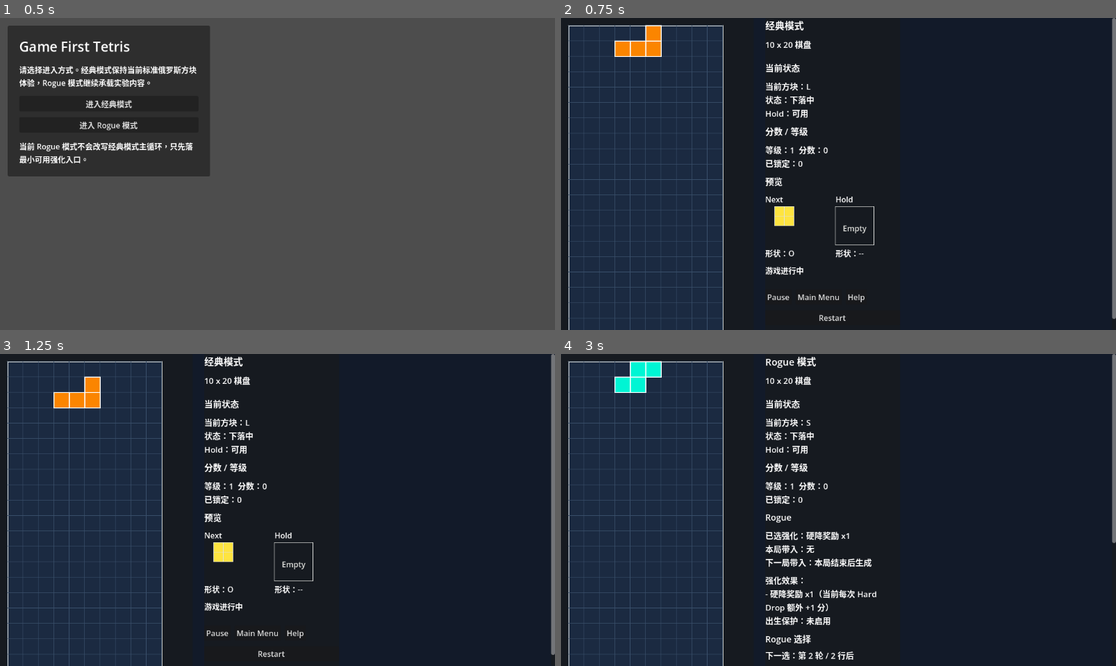
Above: before the commit, frames 1-4 (two rows, left to right).
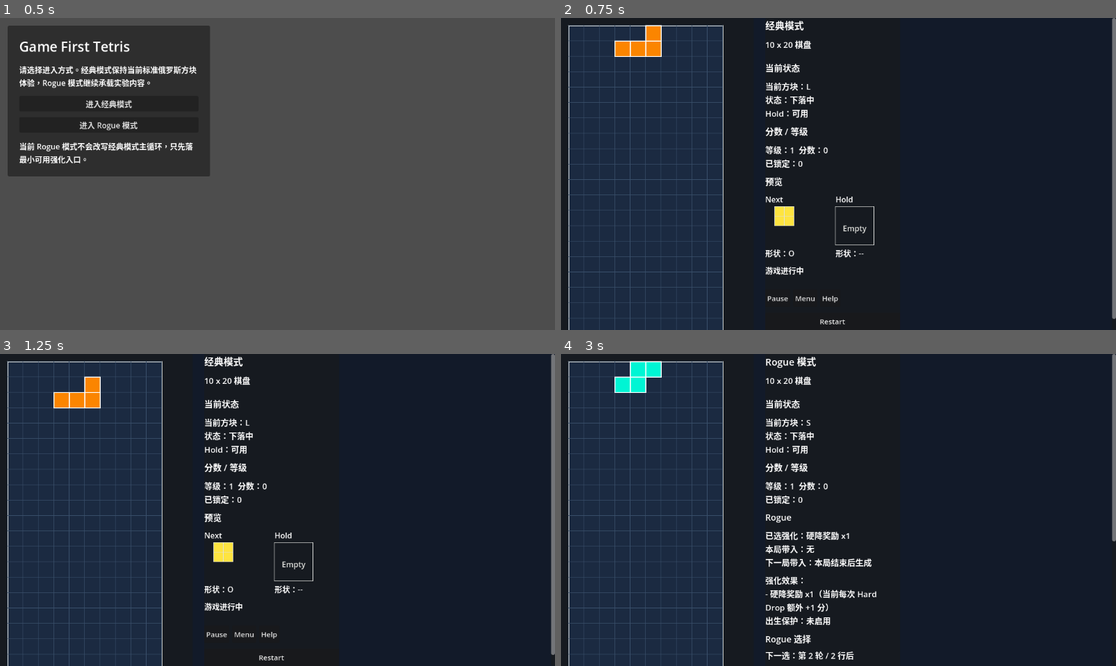
Above: after the commit, the same moments.

Repository: Drew-Z/game-first-tetris
Game: Godot game, scene res://scenes/main/main.tscn
The game is run twice, just before and just after one commit, with the same random seed, the same clock (stepped at 60 frames per second) and the same inputs.
Inputs:
- Up to frame 1 (0.5 s): no input
- Up to frame 2 (0.75 s): click "进入经典模式" at 0.5 s
- Up to frame 3 (1.25 s): no input
- Up to frame 4 (3 s): click "Main Menu" (after the commit: "Menu") at 1.25 s; click "进入 Rogue 模式" at 2 s; click "硬降奖励：每次 Hard Drop 额外 +1 分" at 2.75 s

Frame 1 is identical in both runs. In frame 2, 0.3% of the frame differs, in the area x 37-55%, y 88-99%; in frame 3, 0.3%; in frame 4, less than 0.1%.

Commit message:
fix(ui): improve 960x640 help panel comfort

Diff:
--- a/scripts/ui/game_ui.gd
+++ b/scripts/ui/game_ui.gd
@@ -8,6 +8,7 @@
 
 const ULTRA_NARROW_LAYOUT_MAX_WIDTH := 360.0
 const SMALL_COMPACT_LAYOUT_MAX_WIDTH := 393.0
+const DESKTOP_NARROW_HELP_MAX_WIDTH := 960.0
 
 @onready var stage_label: Label = $StageLabel
 @onready var status_label: Label = $StatusLabel
@@ -298,6 +299,7 @@
 	pause_button.disabled = not can_pause
 	restart_button.disabled = false
 	menu_button.disabled = false
+	_refresh_session_button_labels()
 	_update_focus_behavior(is_paused, is_game_over, is_choice_prompt_open)
 
 	if is_game_over:
@@ -321,6 +323,7 @@
 	is_android_portrait_layout = is_android_portrait
 	is_ultra_narrow_layout = is_ultra_narrow
 	is_small_compact_layout = is_compact and size.x > ULTRA_NARROW_LAYOUT_MAX_WIDTH and size.x <= SMALL_COMPACT_LAYOUT_MAX_WIDTH
+	var is_desktop_narrow_help := _is_desktop_narrow_help_layout()
 
 	if preview_row != null:
 		preview_row.vertical = is_compact
@@ -328,7 +331,7 @@
 
 	if session_buttons != null:
 		session_buttons.vertical = is_compact
-		session_buttons.add_theme_constant_override("separation", 8 if is_ultra_narrow else (10 if is_small_compact_layout else 8))
+		session_buttons.add_theme_constant_override("separation", 8 if is_ultra_narrow else (10 if is_small_compact_layout else (6 if is_desktop_narrow_help else 8)))
 
 	add_theme_constant_override("separation", 8 if is_ultra_narrow else (9 if is_small_compact_layout else (8 if is_android_portrait else 12)))
 
@@ -338,7 +341,7 @@
 	_set_header_font_size(stats_header, 15 if is_ultra_narrow else (16 if is_small_compact_layout else 18))
 	_set_header_font_size(preview_header, 15 if is_ultra_narrow else (16 if is_small_compact_layout else 18))
 	_set_header_font_size(rogue_header, 15 if is_ultra_narrow else (16 if is_small_compact_layout else 18))
-	_set_header_font_size(help_title, 15 if is_ultra_narrow else (16 if is_small_compact_layout else 18))
+	_set_header_font_size(help_title, 15 if is_ultra_narrow else (16 if is_small_compact_layout else (17 if is_desktop_narrow_help else 18)))
 	_set_label_font_size(status_label, 14 if is_ultra_narrow else (15 if is_small_compact_layout else 17))
 	_set_label_font_size(current_state_label, 14 if is_ultra_narrow else (15 if is_small_compact_layout else 17))
 	_set_label_font_size(stats_label, 14 if is_ultra_narrow else (15 if is_small_compact_layout else 17))
@@ -348,7 +351,7 @@
 	_set_label_font_size(next_piece_label, 13 if is_ultra_narrow else (14 if is_small_compact_layout else 16))
 	_set_label_font_size(hold_piece_label, 13 if is_ultra_narrow else (14 if is_small_compact_layout else 16))
 	_set_label_font_size(system_label, 14 if is_ultra_narrow else (15 if is_small_compact_layout else 16))
-	_set_label_font_size(help_text, 14 if is_ultra_narrow else (15 if is_small_compact_layout else 17))
+	_set_label_font_size(help_text, 14 if is_ultra_narrow else (15 if is_small_compact_layout else (16 if is_desktop_narrow_help else 17)))
 	_set_label_font_size(next_label, 14 if is_ultra_narrow else (15 if is_small_compact_layout else 16))
 	_set_label_font_size(hold_label, 14 if is_ultra_narrow else (15 if is_small_compact_layout else 16))
 	status_label.custom_minimum_size.y = 24.0 if is_ultra_narrow else (26.0 if is_small_compact_layout else (28.0 if is_android_portrait else 36.0))
@@ -368,22 +371,23 @@
 	if rogue_choice_panel != null:
 		rogue_choice_panel.custom_minimum_size.y = 112.0 if is_ultra_narrow else (120.0 if is_small_compact_layout else (120.0 if is_android_portrait else (144.0 if is_compact else 176.0)))
 
-	_set_button_min_height(pause_button, 44.0 if is_ultra_narrow else (46.0 if is_small_compact_layout else 0.0))
-	_set_button_min_height(menu_button, 44.0 if is_ultra_narrow else (46.0 if is_small_compact_layout else 0.0))
-	_set_button_min_height(help_button, 44.0 if is_ultra_narrow else (46.0 if is_small_compact_layout else 0.0))
-	_set_button_min_height(restart_button, 44.0 if is_ultra_narrow else (46.0 if is_small_compact_layout else 0.0))
+	_set_button_min_height(pause_button, 44.0 if is_ultra_narrow else (46.0 if is_small_compact_layout else (36.0 if is_desktop_narrow_help else 0.0)))
+	_set_button_min_height(menu_button, 44.0 if is_ultra_narrow else (46.0 if is_small_compact_layout else (36.0 if is_desktop_narrow_help else 0.0)))
+	_set_button_min_height(help_button, 44.0 if is_ultra_narrow else (46.0 if is_small_compact_layout else (36.0 if is_desktop_narrow_help else 0.0)))
+	_set_button_min_height(restart_button, 44.0 if is_ultra_narrow else (46.0 if is_small_compact_layout else (36.0 if is_desktop_narrow_help else 0.0)))
 	_set_button_min_height(rogue_hard_drop_button, 44.0 if is_ultra_narrow else (46.0 if is_small_compact_layout else 0.0))
 	_set_button_min_height(rogue_line_clear_button, 44.0 if is_ultra_narrow else (46.0 if is_small_compact_layout else 0.0))
 	_set_button_min_height(rogue_spawn_protection_button, 44.0 if is_ultra_narrow else (46.0 if is_small_compact_layout else 0.0))
-	_set_button_font_size(pause_button, 15 if is_ultra_narrow else (16 if is_small_compact_layout else 16))
-	_set_button_font_size(menu_button, 15 if is_ultra_narrow else (16 if is_small_compact_layout else 16))
-	_set_button_font_size(help_button, 15 if is_ultra_narrow else (16 if is_small_compact_layout else 16))
-	_set_button_font_size(restart_button, 15 if is_ultra_narrow else (16 if is_small_compact_layout else 16))
+	_set_button_font_size(pause_button, 15 if is_ultra_narrow else (16 if is_small_compact_layout else (15 if is_desktop_narrow_help else 16)))
+	_set_button_font_size(menu_button, 15 if is_ultra_narrow else (16 if is_small_compact_layout else (15 if is_desktop_narrow_help else 16)))
+	_set_button_font_size(help_button, 15 if is_ultra_narrow else (16 if is_small_compact_layout else (15 if is_desktop_narrow_help else 16)))
+	_set_button_font_size(restart_button, 15 if is_ultra_narrow else (16 if is_small_compact_layout else (15 if is_desktop_narrow_help else 16)))
 	_set_button_font_size(rogue_hard_drop_button, 14 if is_ultra_narrow else (15 if is_small_compact_layout else 16))
 	_set_button_font_size(rogue_line_clear_button, 14 if is_ultra_narrow else (15 if is_small_compact_layout else 16))
 	_set_button_font_size(rogue_spawn_protection_button, 14 if is_ultra_narrow else (15 if is_small_compact_layout else 16))
 
 	_set_preview_layout_density(is_android_portrait, is_ultra_narrow)
+	_refresh_session_button_labels()
 	_refresh_section_visibility()
 
 
@@ -550,7 +554,7 @@
 func _set_help_panel_visible(is_visible: bool) -> void:
 	var did_change := help_panel.visible != is_visible
 	help_panel.visible = is_visible
-	help_button.text = "Close Help" if is_visible else "Help"
+	_refresh_session_button_labels()
 	if not is_visible:
 		help_text.text = ""
 		help_title.text = "帮助"
@@ -582,6 +586,9 @@
 	elif is_android_portrait_layout:
 		sections[0] = "操作：←→ 移动，↑ 旋转，↓ 软降，Space 硬降，C Hold。"
 		sections[1] = "控制：Esc 暂停；Esc / Close Help 关闭帮助。"
+	elif _is_desktop_narrow_help_layout():
+		sections[0] = "操作：←→ 移动，↑ 旋转，↓ 软降，Space 硬降，C Hold。"
+		sections[1] = "控制：Esc 暂停；Close 或 Esc 关闭帮助。"
 	else:
 		sections.append("流程：方块下落、锁定、消行、继续生成；游戏结束后可 Restart 或返回主菜单。")
 
@@ -589,6 +596,12 @@
 		sections.append("Rogue：开局前与局内会触发 3 选 1；已选强化与带入结果会显示在 Rogue 信息区。")
 	else:
 		sections.append("经典模式：保持标准主循环，不包含 Rogue 强化与局间带入。")
+
+	if _is_desktop_narrow_help_layout():
+		if current_mode_id == &"rogue":
+			sections[2] = "Rogue：开局前和局内会触发 3 选 1；强化结果显示在 Rogue 区。"
+		else:
+			sections[2] = "经典：保持标准主循环。"
 
 	return "\n\n".join(sections)
 
@@ -661,3 +674,20 @@
 		return
 
 	label.add_theme_font_size_override("font_size", font_size)
+
+
+func _is_desktop_narrow_help_layout() -> bool:
+	return not is_compact_layout and size.x <= DESKTOP_NARROW_HELP_MAX_WIDTH
+
+
+func _refresh_session_button_labels() -> void:
+	if menu_button == null or help_button == null:
+		return
+
+	if _is_desktop_narrow_help_layout():
+		menu_button.text = "Menu"
+		help_button.text = "Close" if help_panel.visible else "Help"
+		return
+
+	menu_button.text = "Main Menu"
+	help_button.text = "Close Help" if help_panel.visible else "Help"
Not shown, changed: README.md
Not shown, changed: docs/roadmap.md
Not shown, changed: docs/task-board.md
Not shown, changed: docs/test-checklist.md
